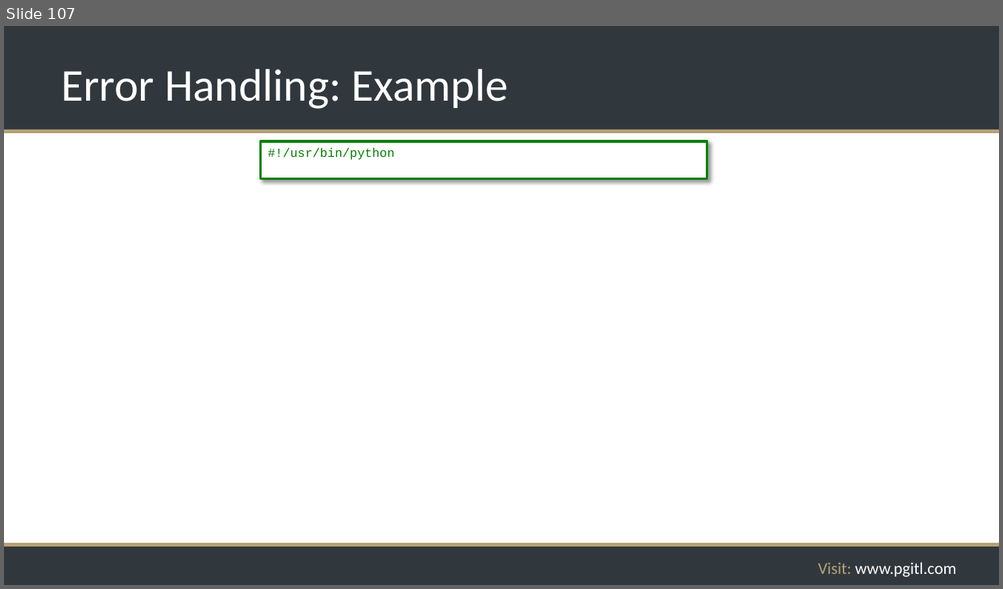
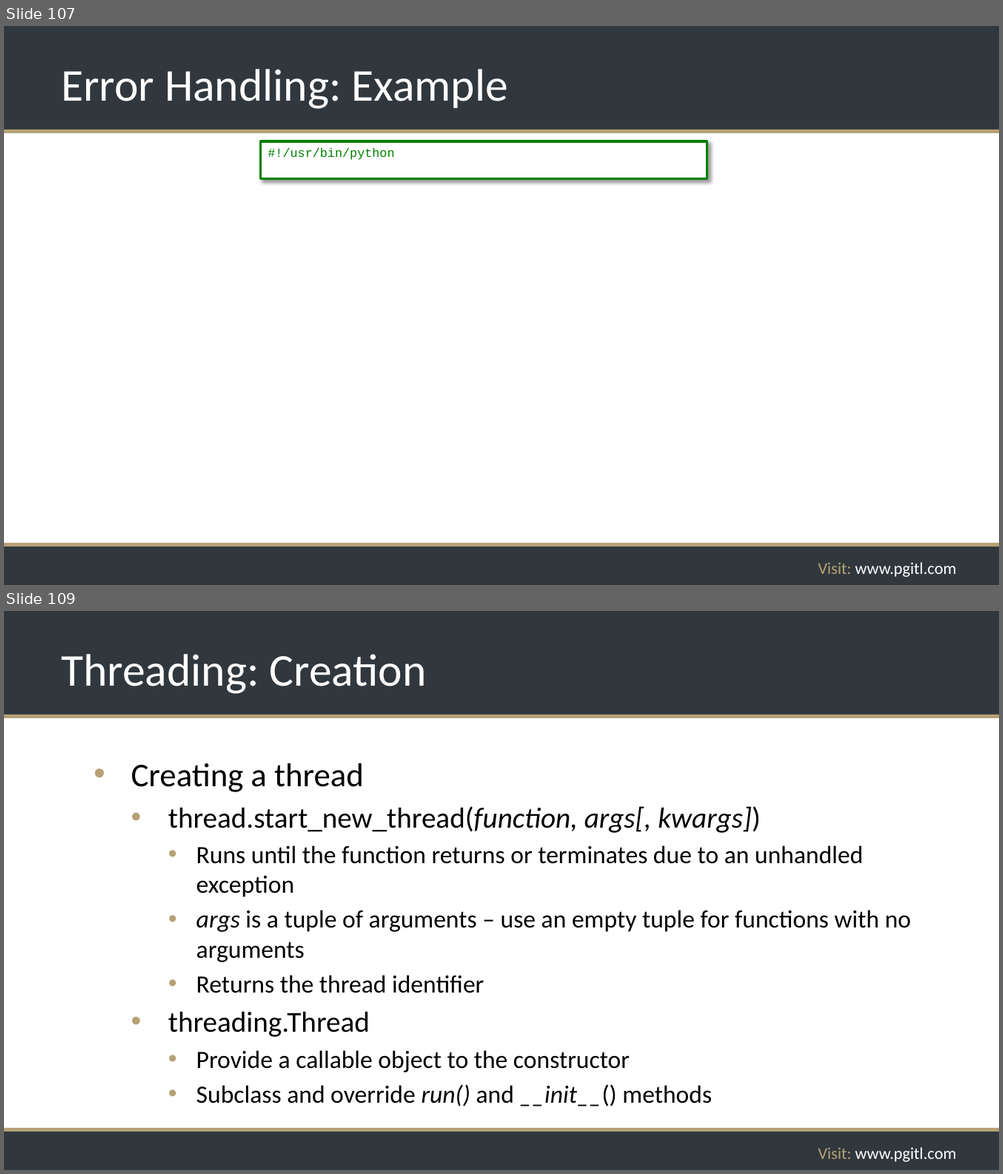
Before and after one commit to rikkouri/project-a, a slide deck: Programming Foundations.pptx. Shown one above the other, each under a label of ours: slide 107 before the commit, slides 107 and 109 after it; the slides between them are not shown. The pictures are 1003x589 and 1003x1174 pixels, drawn with LibreOffice and Linux fonts; fonts in the diff are those of the drawing; background and template pictures are left out. Boxes give left, top, right and bottom in pixels: in the first picture for what was removed or moved away, otherwise in the second. Text is boxed around its words. In the diff, an @@ line names an element or a change of style, - is before the commit and + after.

Commit message:
Threading slides

```diff
--- a/Programming Foundations.pptx
+++ b/Programming Foundations.pptx
@@ slide 109 added at [4,611,999,1170], background #FFFFFF; not listed: 5 template elements that a slide beside it also shows @@
@@ title added at [61,654,427,694], 44 pt, text #FFFFFF @@
+Threading: Creation
@@ text added at [131,763,910,1107], 24 pt, text #000000 @@
+• Creating a thread
+  • thread.start_new_thread(function, args[, kwargs])
+    • Runs until the function returns or terminates due to an unhandled exception
+    • args is a tuple of arguments – use an empty tuple for functions with no arguments
+    • Returns the thread identifier
+  • threading.Thread
+    • Provide a callable object to the constructor
+    • Subclass and override run() and __init__() methods
```
Also in this commit, not shown: 6 other slides added.
